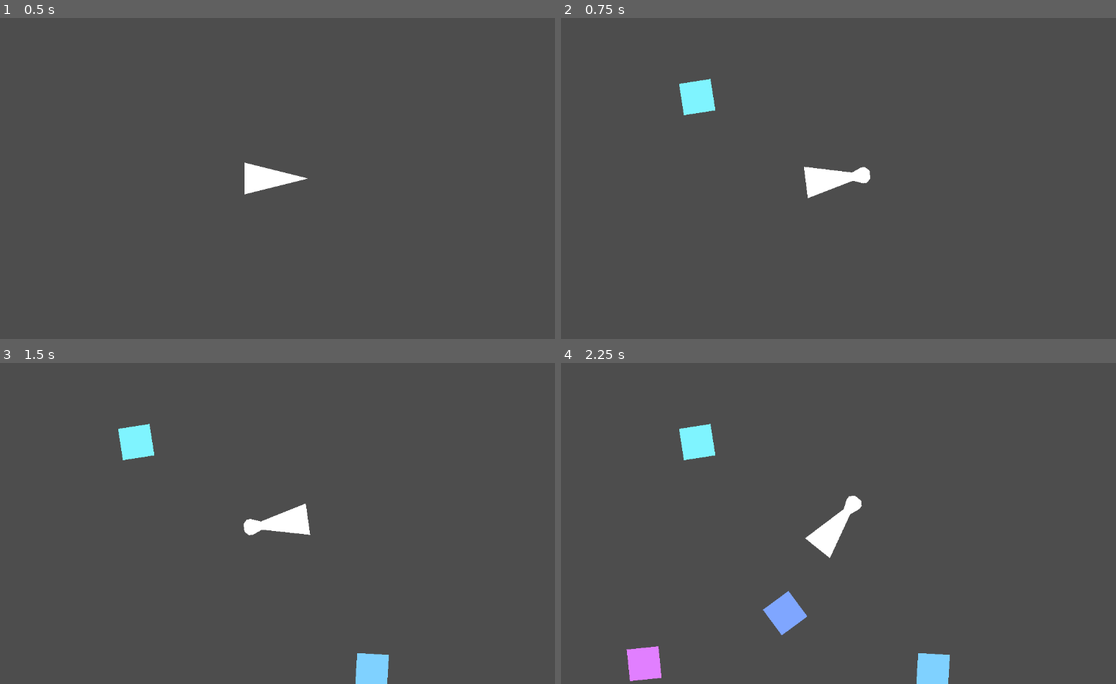
Above: before the commit, frames 1-4 (two rows, left to right).
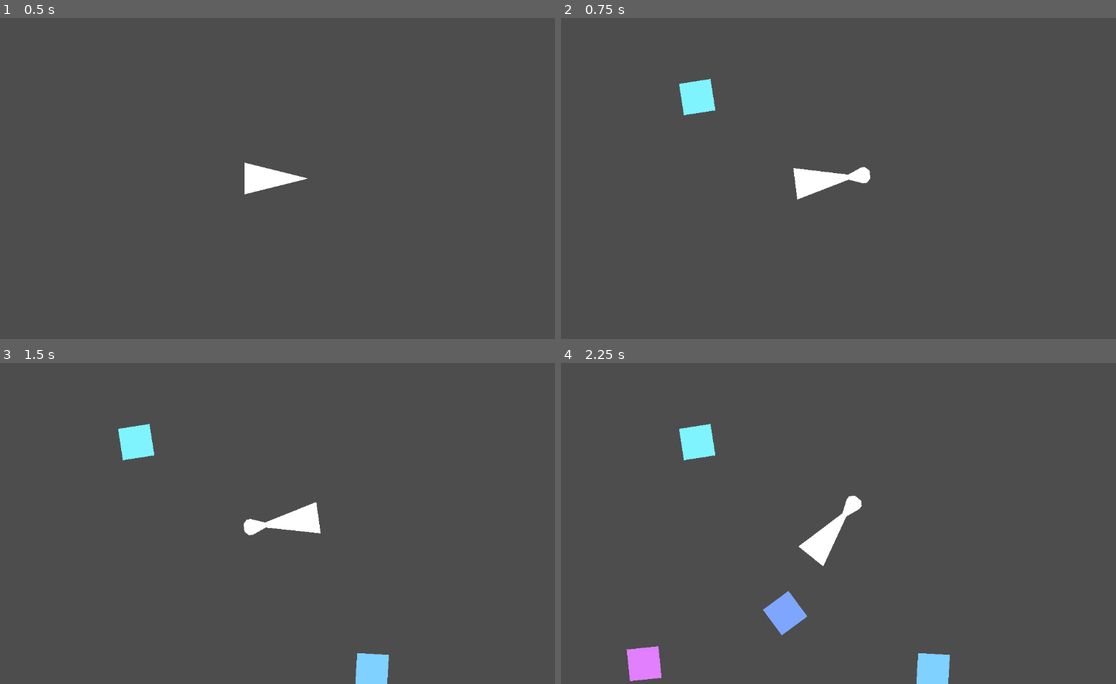
Above: after the commit, the same moments.

Repository: BlurryGames/GodotFundamentals
Game: Godot game, scene res://level.tscn
Two runs of this game, one before a commit and one after it. Both use one fixed random seed, a clock stepped at 60 frames per second and the inputs below.
Inputs (mouse positions are in pixels of both pictures, inside the frame that each line leads up to):
- Up to frame 1 (0.5 s): no input
- Up to frame 2 (0.75 s): tap Enter at 0.5 s; move the mouse to (966, 162) at 0.52 s; click (966, 162) at 0.67 s
- Up to frame 3 (1.5 s): move the mouse to (160, 539) at 1.27 s; click (160, 539) at 1.42 s
- Up to frame 4 (2.25 s): move the mouse to (894, 452) at 2.02 s; click (894, 452) at 2.17 s

Frame 1 is identical in both runs. In frame 2, 0.3% of the frame differs, in the area x 41-53%, y 46-57%; in frame 3, 0.3%, in the area x 47-58%, y 43-54%; in frame 4, 0.3%.

Commit message:
Section1: Get Started Project / Lesson11: Animationg With Tweens

Diff:
--- a/enemy.gd
+++ b/enemy.gd
@@ -9,6 +9,8 @@
 	set_rotation_degrees(randf_range(0.0, 360.0))
 	polygon.color.s = 0.5
 	polygon.color.h = randf()
+	var tween: Tween = create_tween()
+	tween.tween_property(polygon, ^"scale", Vector2.ONE, 0.2).from(Vector2(1.5, 1.5))
 
 func _on_body_entered(body: Node2D) -> void:
 	if body is RigidBody2D:
--- a/player.gd
+++ b/player.gd
@@ -1,6 +1,8 @@
 class_name Player extends Node2D
 
 @export var bullet_scene: PackedScene = null
+
+@onready var polygon: Polygon2D = $Polygon2D
 
 func _ready() -> void:
 	print("Hello World!")
@@ -9,9 +11,10 @@
 	look_at(get_global_mouse_position())
 
 func _input(event: InputEvent) -> void:
-	if event is InputEventMouseButton:
-		if event.is_pressed():
-			var bullet: RigidBody2D = bullet_scene.instantiate()
-			add_child(bullet)
-			bullet.set_global_transform(get_global_transform())
-			bullet.apply_central_impulse(get_global_transform().x * 1_000.0)
+	if event is InputEventMouseButton and event.is_pressed():
+		var bullet: RigidBody2D = bullet_scene.instantiate()
+		add_child(bullet)
+		bullet.set_global_transform(get_global_transform())
+		bullet.apply_central_impulse(get_global_transform().x * 1_000.0)
+		var tween: Tween = create_tween()
+		tween.tween_property(polygon, ^"position", Vector2.ZERO, 0.2).from(Vector2(-32.0, 0.0))
